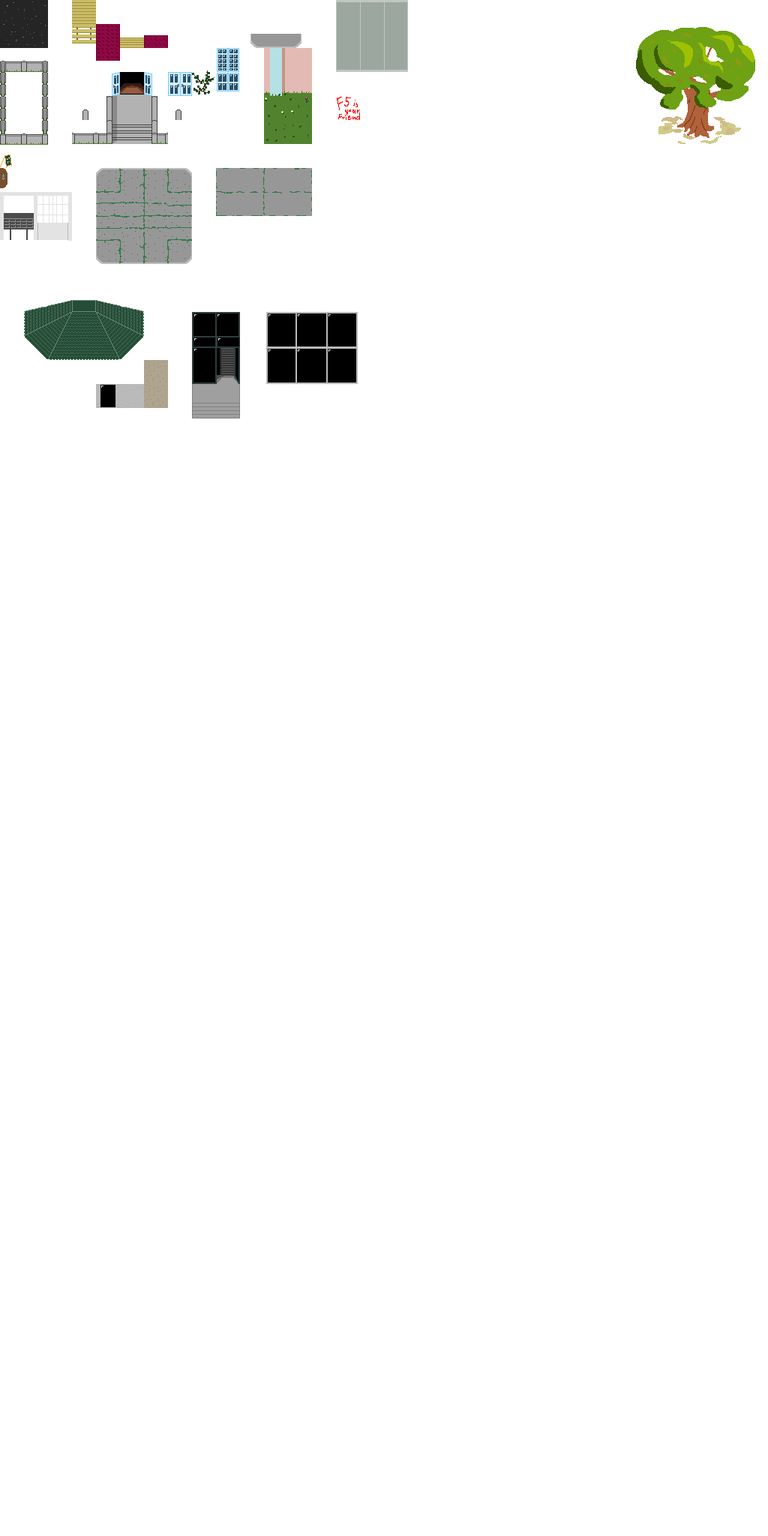
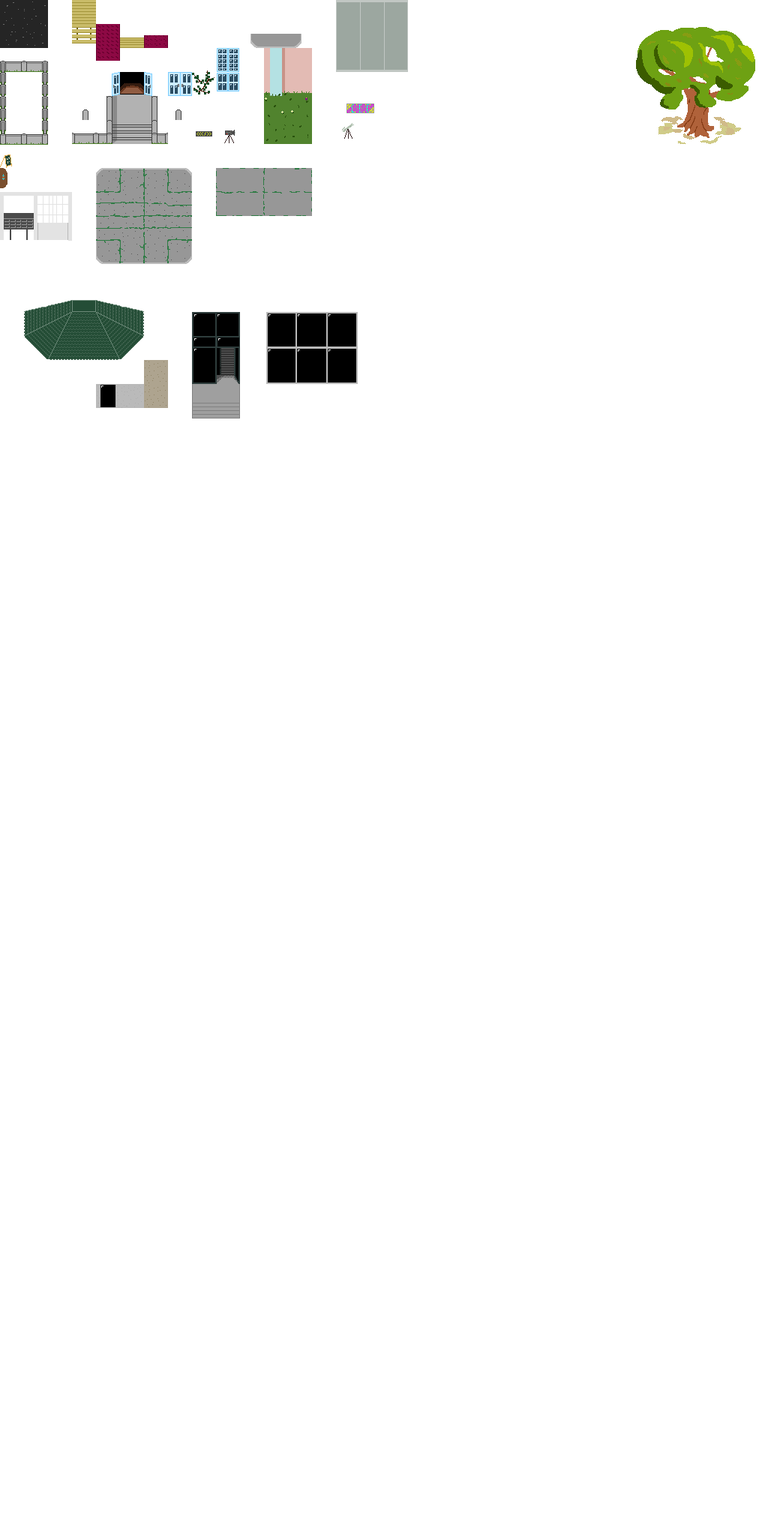
Two versions of the same layered image (768×1536). Layer-by-layer changes:
added layer "c3d2 graffitti" in group "haus a" over [336, 96, 375, 139]
added layer "Telescope" in group "haus a" over [336, 96, 375, 139]
added layer "Cam" in group "haus a" over [195, 96, 375, 144]
added layer "c3d2 logo" in group "haus a" over [195, 129, 236, 144]
painted on "windows" (2nd of 2, in "haus b") over [195, 96, 375, 144]
removed layer "graffiti" over [336, 96, 375, 139]
